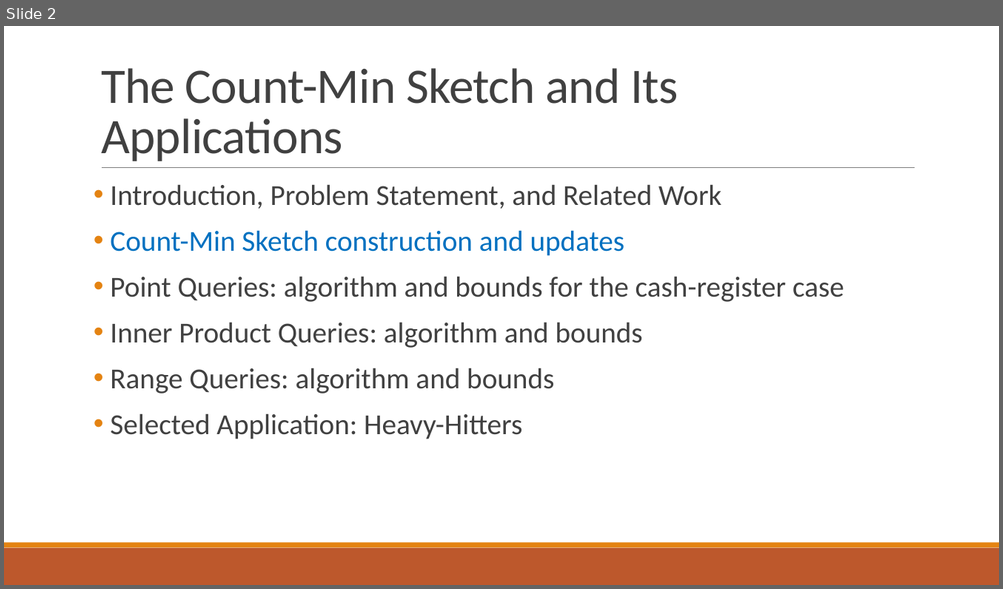
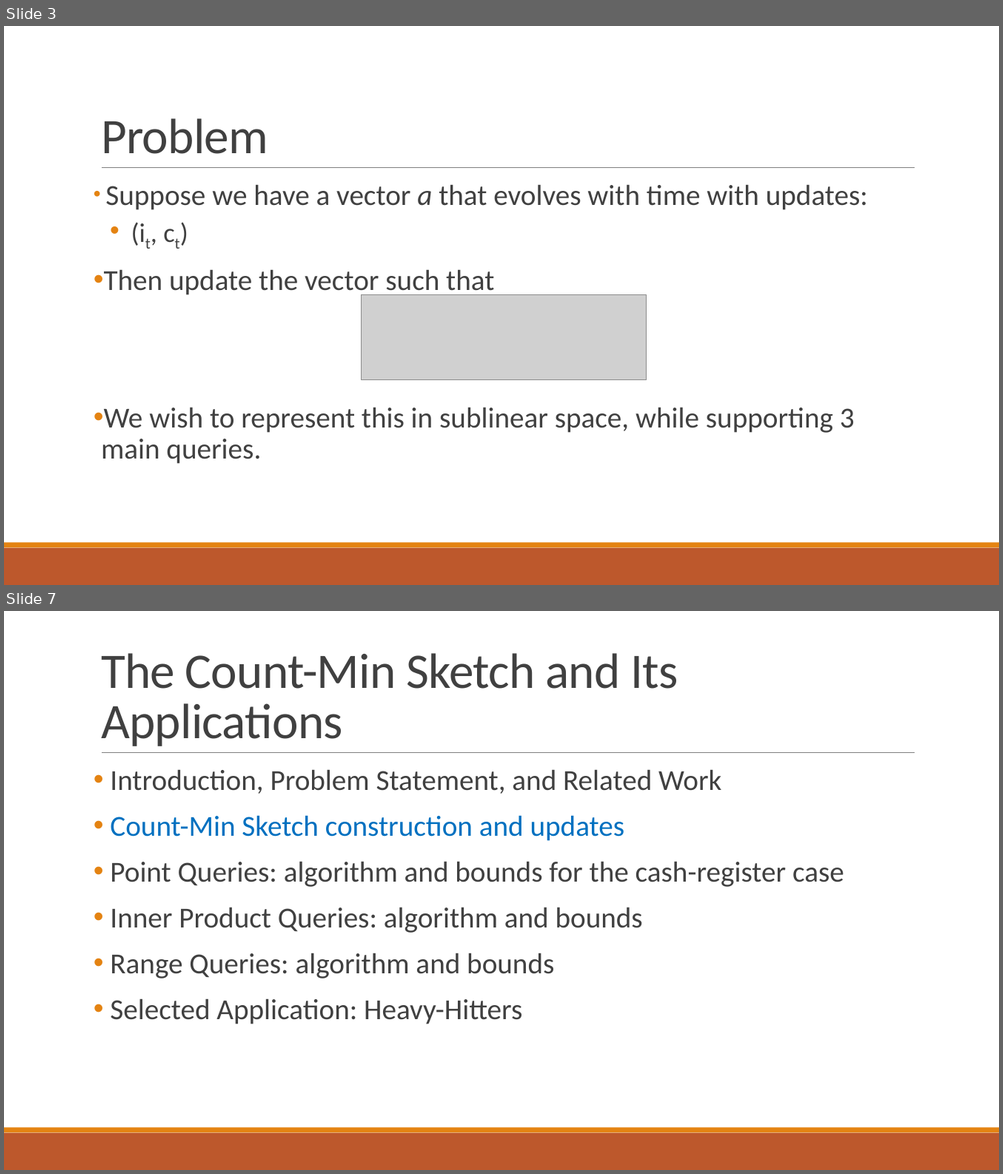
Before and after one commit to ewagner46/count_min_sketch_technical_summary, a slide deck: count_min_sketch_talk_EW.pptx. Shown one above the other, each under a label of ours: slide 2 before the commit, slides 3 and 7 after it; the slides between them are not shown. The pictures are 1003x589 and 1003x1174 pixels, drawn with LibreOffice and Linux fonts; fonts in the diff are those of the drawing; grey boxes stand for pictures. Boxes give left, top, right and bottom in pixels: in the first picture for what was removed or moved away, otherwise in the second. Text is boxed around its words. In the diff, an @@ line names an element or a change of style, - is before the commit and + after.

```diff
--- a/count_min_sketch_talk_EW.pptx
+++ b/count_min_sketch_talk_EW.pptx
@@ slide 3 added at [4, 26, 999, 585], background #FFFFFF; not listed: 3 template elements that a slide beside it also shows @@
@@ title added at [101, 118, 268, 154], 48 pt, text #404040 @@
+Problem
@@ text added at [101, 184, 868, 464], 28 pt, text #404040 @@
+• Suppose we have a vector a that evolves with time with updates:
+  • (it, ct)
+• Then update the vector such that
+• We wish to represent this in sublinear space, while supporting 3 main queries.
@@ picture added at [361, 295, 646, 380] @@
@@ what was slide 2 is now slide 7 @@
```
Also in this commit, not shown: 11 other slides added.
